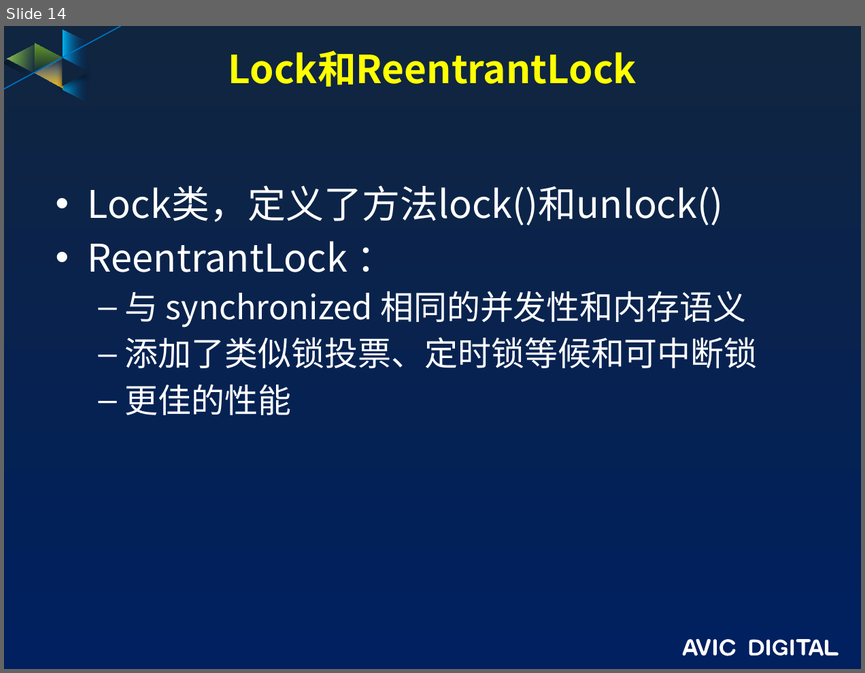
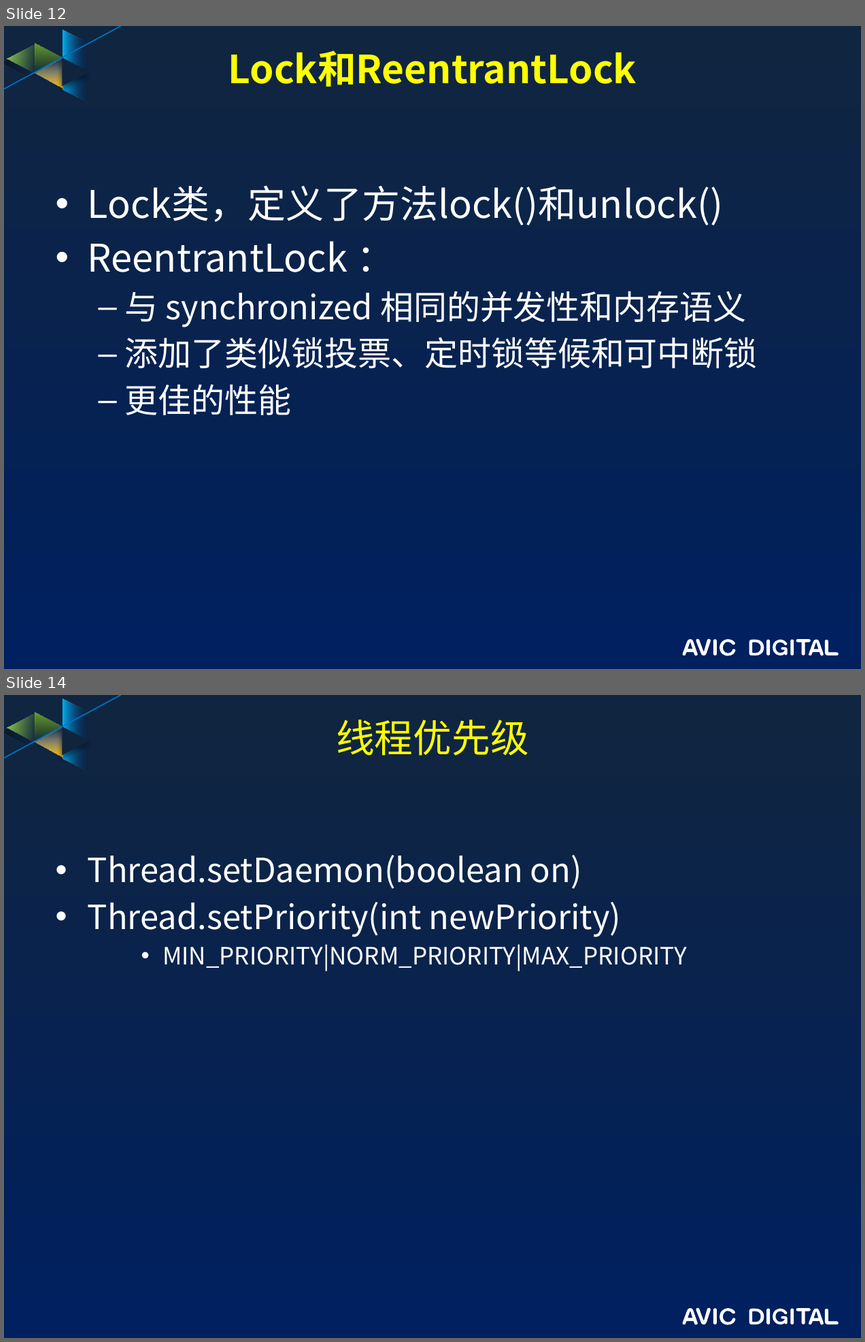
Before and after one commit to guofengzh/java-way, a slide deck: java/docs/13.java-线程.pptx. Shown one above the other, each under a label of ours: slide 14 before the commit, slides 12 and 14 after it; the slides between them are not shown. The pictures are 865x673 and 865x1342 pixels, drawn with LibreOffice and Linux fonts; fonts in the diff are those of the drawing; background and template pictures are left out. Boxes give left, top, right and bottom in pixels: in the first picture for what was removed or moved away, otherwise in the second. Text is boxed around its words. In the diff, an @@ line names an element or a change of style, - is before the commit and + after.

```diff
--- a/java/docs/13.java-线程.pptx
+++ b/java/docs/13.java-线程.pptx
@@ slide 14 added at (x1=4, y1=695, x2=861, y2=1338), background gradient #10253F to #002060; not listed: 17 template elements that a slide beside it also shows @@
@@ title added at (x1=336, y1=719, x2=529, y2=756), 32.4 pt, text #FFFF00 @@
+线程优先级
@@ text added at (x1=88, y1=855, x2=687, y2=971), 28 pt, text #FFFFFF @@
+• Thread.setDaemon(boolean on)
+• Thread.setPriority(int newPriority)
+    • MIN_PRIORITY|NORM_PRIORITY|MAX_PRIORITY
@@ what was slide 14 is now slide 12 @@
```
Also in this commit, not shown: 1 slide changed, 14 other slides added, 5 slides removed.
